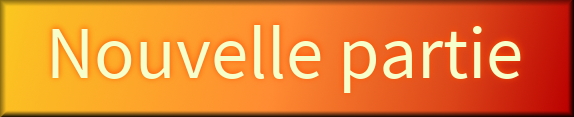
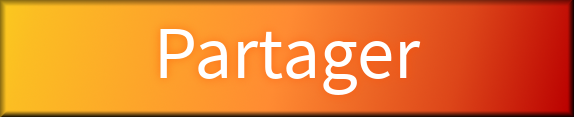
The second 574px x 117px image is a revision of the first. Changes to its layers:
removed layer "Texte" over left=52, top=25, right=521, bottom=93
removed layer "Glow" over left=46, top=18, right=526, bottom=100
added layer "Partager" above "Drop Shadow" over left=160, top=29, right=421, bottom=95
added layer "Drop Shadow" (60%) above "Biseau" over left=147, top=18, right=432, bottom=100
